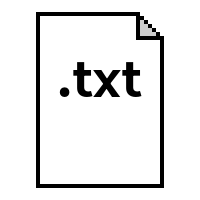
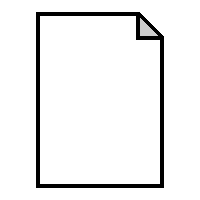
Comparing the layer stacks of the two w=200, h=200 images. Changes:
hid ".txt" over [59, 62, 142, 97]
painted on "paper" over [140, 13, 163, 36]
